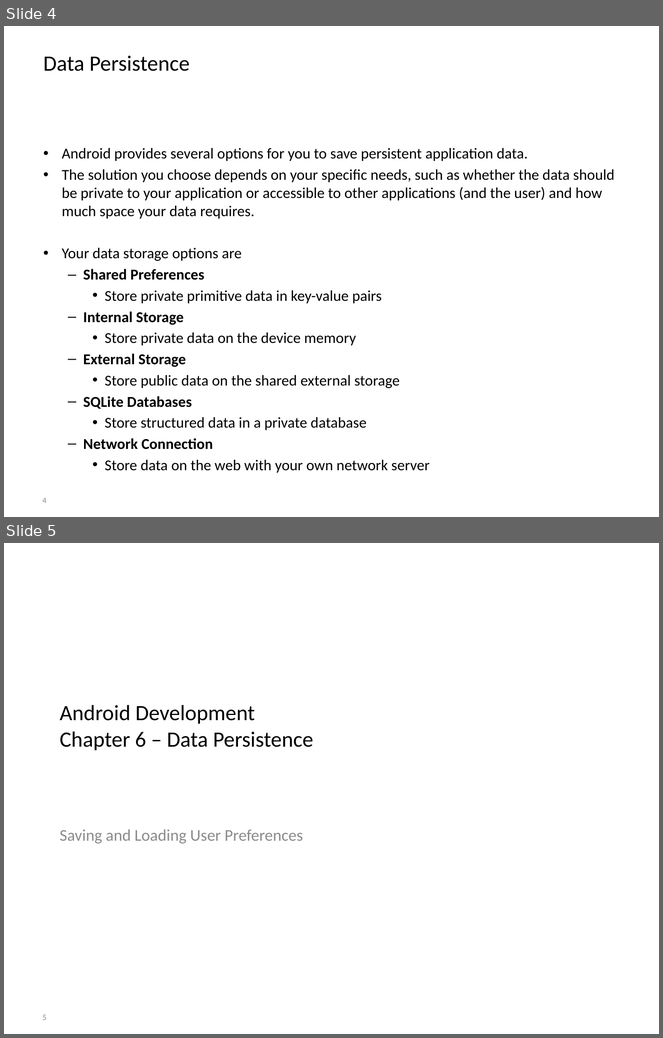
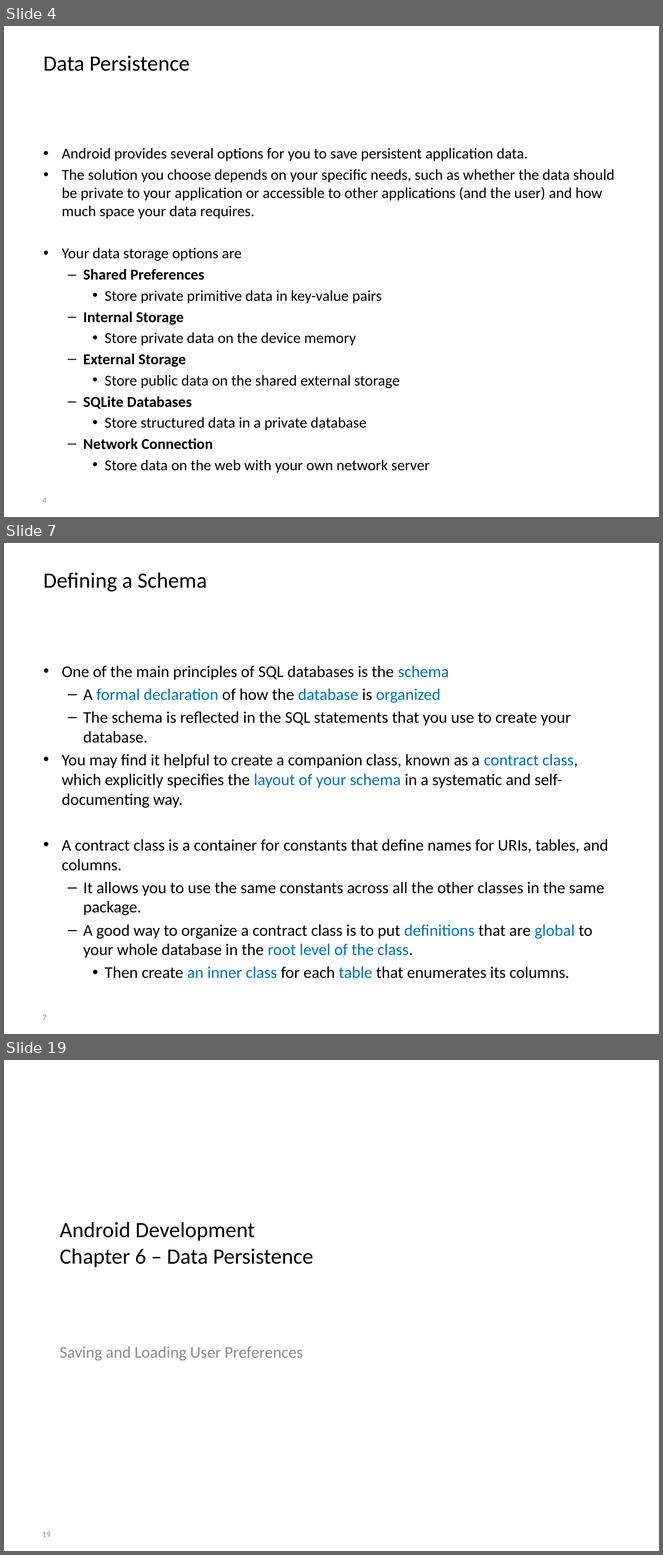
Before and after one commit to BioBoost/android_development_course, a slide deck: slides/chapter6_data_persistence.pptx. Shown one above the other, each under a label of ours: slides 4 and 5 before the commit, slides 4, 7 and 19 after it; the slides between them are not shown. The pictures are 663x1038 and 663x1555 pixels, drawn with LibreOffice and Linux fonts; fonts in the diff are those of the drawing; background and template pictures are left out. Boxes give left, top, right and bottom in pixels: in the first picture for what was removed or moved away, otherwise in the second. Text is boxed around its words. In the diff, an @@ line names an element or a change of style, - is before the commit and + after.

```diff
--- a/slides/chapter6_data_persistence.pptx
+++ b/slides/chapter6_data_persistence.pptx
@@ slide 7 added at bbox=[4, 543, 659, 1034], background picture (left out) @@
@@ title added at bbox=[44, 572, 207, 592], 24 pt, text #000000 @@
+Defining a Schema
@@ text added at bbox=[62, 666, 608, 979], 18 pt, text #000000 @@
+• One of the main principles of SQL databases is the schema
+  – A formal declaration of how the database is organized
+  – The schema is reflected in the SQL statements that you use to create your database.
+• You may find it helpful to create a companion class, known as a contract class, which explicitly specifies the layout of your schema in a systematic and self-documenting way.
+• A contract class is a container for constants that define names for URIs, tables, and columns.
+  – It allows you to use the same constants across all the other classes in the same package.
+  – A good way to organize a contract class is to put definitions that are global to your whole database in the root level of the class.
+    • Then create an inner class for each table that enumerates its columns.
@@ page number added at bbox=[42, 1015, 47, 1020], 9 pt, text #8C8C8C @@
+7
@@ what was slide 5 is now slide 19 @@
@@ page number at bbox=[42, 1532, 51, 1537]: text changed @@
-5
+19
```
Also in this commit, not shown: 14 other slides added, 2 other files.
